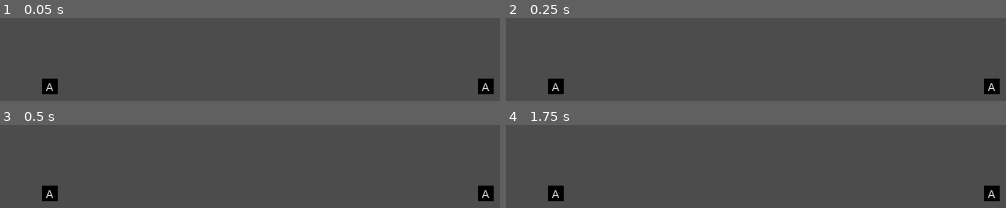
Above: before the commit, frames 1-4 (two rows, left to right).
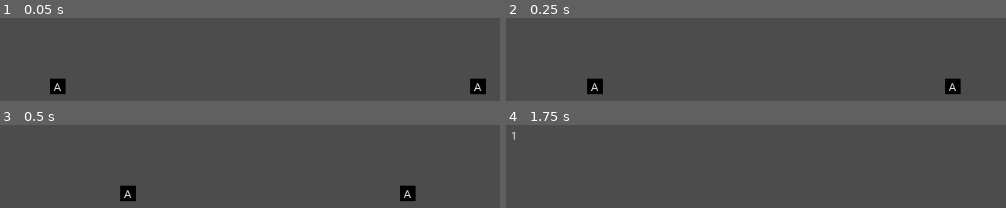
Above: after the commit, the same moments.

Repository: Indivicivet/AoC2022
Game: Godot game, scene res://day03_part1.tscn
Same seed, same stepped clock (60 frames per second), same inputs: the game is played once before the commit and once after it.
Inputs:
- Up to frame 1 (0.05 s): no input
- Up to frame 2 (0.25 s): no input
- Up to frame 3 (0.5 s): no input
- Up to frame 4 (1.75 s): no input

The runs differ from the first frame. In frame 1, 1.4% of the frame differs, in the area x 8-99%, y 72-92%; in frame 2, 2.4%; in frame 3, 2.4%; in frame 4, 1.2%.
Error before the commit: Parse Error: The identifier "Events" isn't declared in the current scope. (res://BackpackItem.gd:25)

Commit message:
add Events to autoload so things work

Diff:
--- a/day03/project.godot
+++ b/day03/project.godot
@@ -14,6 +14,10 @@
 run/main_scene="res://day03_part1.tscn"
 config/icon="res://icon.png"
 
+[autoload]
+
+Events="*res://Events.gd"
+
 [gui]
 
 common/drop_mouse_on_gui_input_disabled=true
